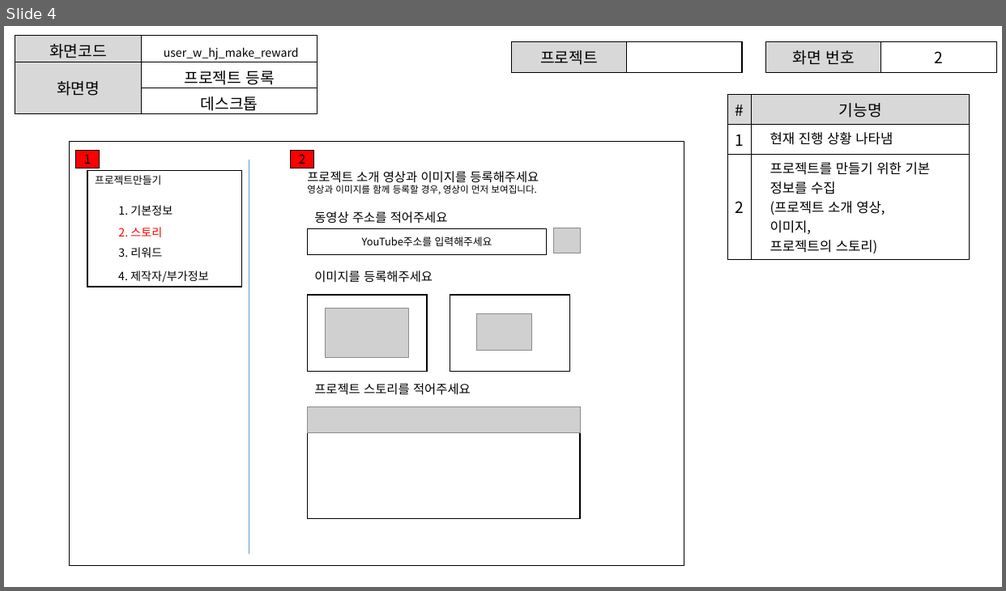
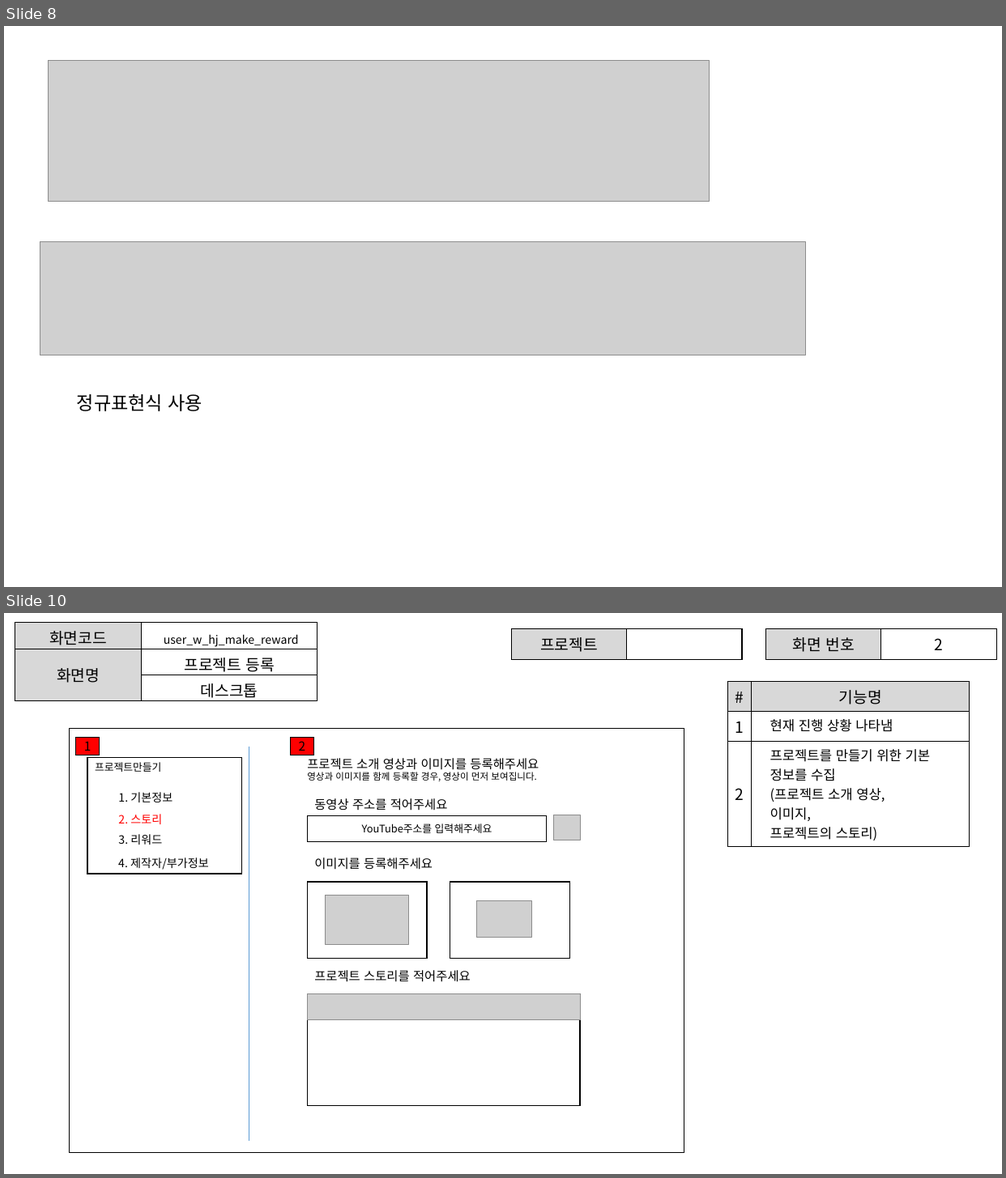
Before and after one commit to ezenteam2/EzenCrowdFunding, a slide deck: project03 화면설계서/project03 - 화면 설계서 - 형준.pptx. Shown one above the other, each under a label of ours: slide 4 before the commit, slides 8 and 10 after it; the slides between them are not shown. The pictures are 1006x591 and 1006x1178 pixels, drawn with LibreOffice and Linux fonts; fonts in the diff are those of the drawing; grey boxes stand for pictures. Boxes give left, top, right and bottom in pixels: in the first picture for what was removed or moved away, otherwise in the second. Text is boxed around its words. In the diff, an @@ line names an element or a change of style, - is before the commit and + after.

```diff
--- a/project03 화면설계서/project03 - 화면 설계서 - 형준.pptx
+++ b/project03 화면설계서/project03 - 화면 설계서 - 형준.pptx
@@ slide 8 added at <box>4,26,1002,587</box>, background #FFFFFF @@
@@ picture added at <box>49,61,710,202</box> @@
@@ picture added at <box>40,241,806,356</box> @@
@@ text added at <box>77,395,203,412</box>, 18 pt, text #000000 @@
+정규표현식 사용
@@ what was slide 4 is now slide 10 @@
```
Also in this commit, not shown: 5 other slides added.
